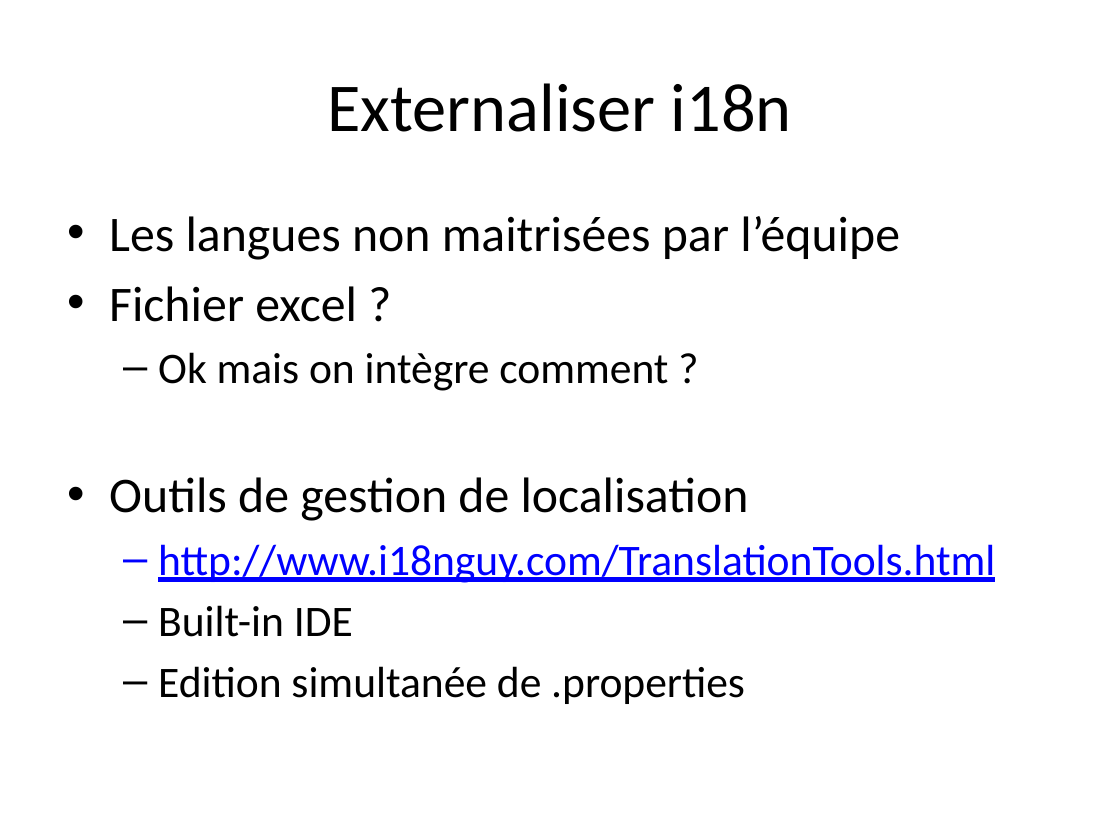
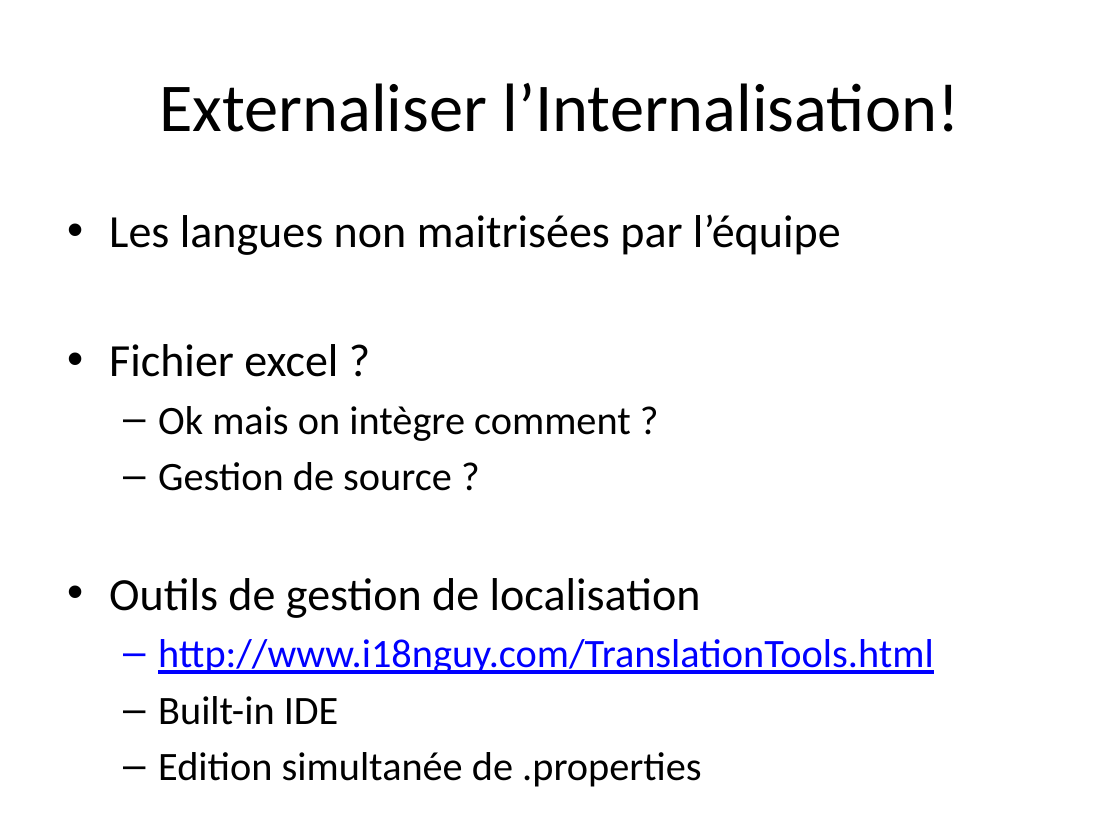
Before and after one commit to dbaeli/ez18n, a slide deck: slide 2 of ez18n-slides/ez18n_crowdsourcing.pptx. Drawn at 1120x840 pixels with LibreOffice and Linux fonts; fonts in the diff are those of the drawing; background and template pictures are left out. Boxes give left, top, right and bottom in pixels: in the first picture for what was removed or moved away, otherwise in the second. Text is boxed around its words. In the diff, an @@ line names an element or a change of style, - is before the commit and + after.

```diff
--- a/ez18n-slides/ez18n_crowdsourcing.pptx
+++ b/ez18n-slides/ez18n_crowdsourcing.pptx
@@ title at (159,83,960,132): text changed @@
-Externaliser i18n
+Externaliser l’Internalisation!
@@ text at (109,214,934,787): size 32 to 29.6 pt in "Les langues non maitrisées par l’équipe", "Fichier excel ?", "Outils de gestion de localisation"; size 28 to 25.9 pt in "Ok mais on intègre comment ?", "http://www.i18nguy.com/TranslationTools.html", "Built-in IDE", "Edition simultanée de .properties" @@
@@ text at (158,462,452,491): paragraph added @@
+  – Gestion de source ?
```
Also in this commit, not shown: 2 other slides changed, 4 slides added, 15 other files.
